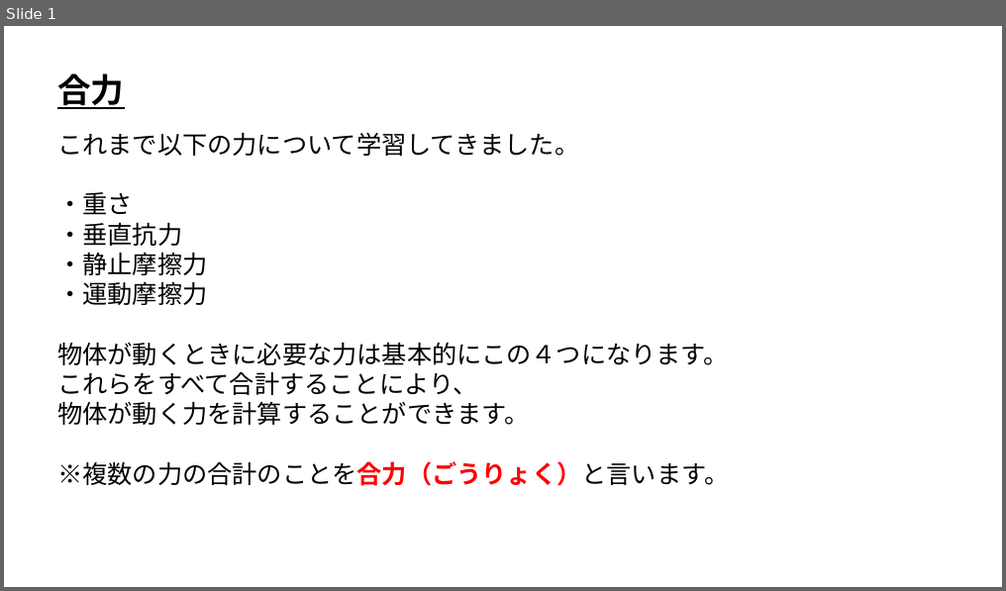
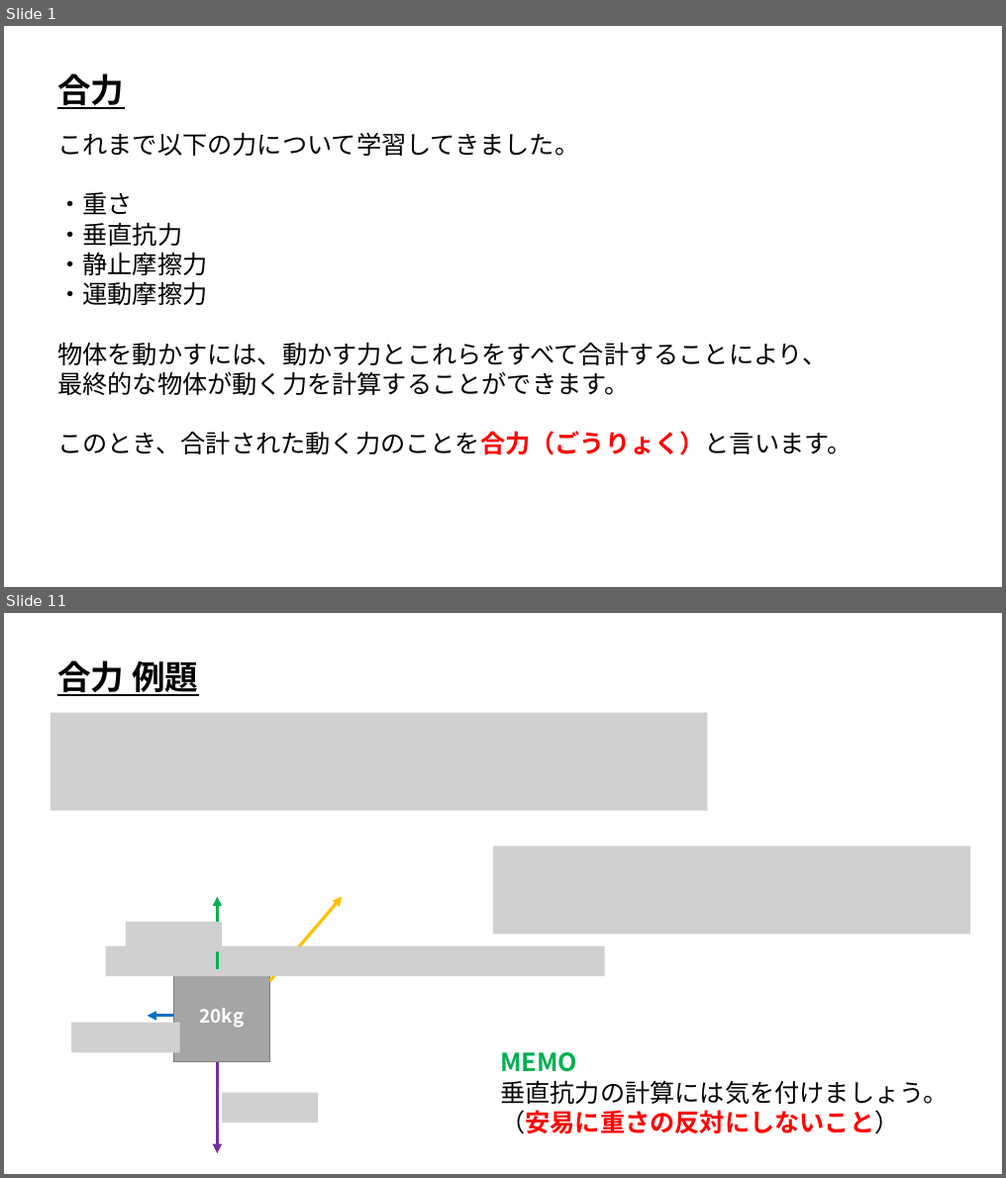
Before and after one commit to ArakiYusuke-Ohara/Textbook, a slide deck: ゲーム科2年/00_前期/ゲーム開発Ⅰ/ゲーム物理学/座学/18_合力.pptx. Shown one above the other, each under a label of ours: slide 1 before the commit, slides 1 and 11 after it; the slides between them are not shown. The pictures are 1006x591 and 1006x1178 pixels, drawn with LibreOffice and Linux fonts; fonts in the diff are those of the drawing; grey boxes stand for pictures. Boxes give left, top, right and bottom in pixels: in the first picture for what was removed or moved away, otherwise in the second. Text is boxed around its words. In the diff, an @@ line names an element or a change of style, - is before the commit and + after.

Commit message:
スライド微修正と合力作成

```diff
--- a/ゲーム科2年/00_前期/ゲーム開発Ⅰ/ゲーム物理学/座学/18_合力.pptx
+++ b/ゲーム科2年/00_前期/ゲーム開発Ⅰ/ゲーム物理学/座学/18_合力.pptx
@@ slide 11 added at [4,613,1002,1174], background #FFFFFF @@
@@ text added at [57,656,198,699], 32 pt, text #000000, bold, underline @@
+合力 例題
@@ picture added at [51,713,708,811] @@
@@ picture added at [493,846,970,934] @@
@@ arrow added from (218, 969) to (218, 897), #00B050 3 pt @@
@@ arrow added from (269, 981) to (342, 897), #FFC000 3 pt @@
@@ picture added at [126,922,222,953] @@
@@ picture added at [106,947,605,976] @@
@@ rectangle added at [174,969,269,1062], fill #A5A5A5, outline #7A7A7A 1 pt, 18 pt, text #FFFFFF, bold @@
+20kg
@@ picture added at [71,1023,180,1053] @@
@@ arrow added from (174, 1016) to (147, 1016), #0070C0 3 pt @@
@@ text added at [500,1053,947,1135], 24 pt, text #000000 @@
+MEMO
+垂直抗力の計算には気を付けましょう。
+（安易に重さの反対にしないこと）
@@ arrow added from (218, 1062) to (218, 1154), #7030A0 3 pt @@
@@ picture added at [222,1093,318,1123] @@
@@ slide 1 changed as well @@
@@ text at [57,343,851,456]: text changed @@
-物体が動くときに必要な力は基本的にこの４つになります。
-これらをすべて合計することにより、
-物体が動く力を計算することができます。
-※複数の力の合計のことを合力（ごうりょく）と言います。
+物体を動かすには、動かす力とこれらをすべて合計することにより、
+最終的な物体が動く力を計算することができます。
+このとき、合計された動く力のことを合力（ごうりょく）と言います。
```
Also in this commit, not shown: 1 other slide changed, 9 other slides added, 4 other files.
